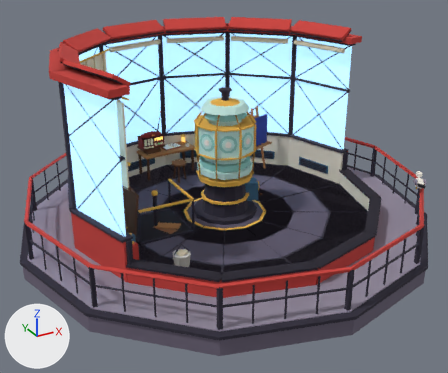
The glTF model public/models/lamproom.glb as it was, and as the next commit left it.
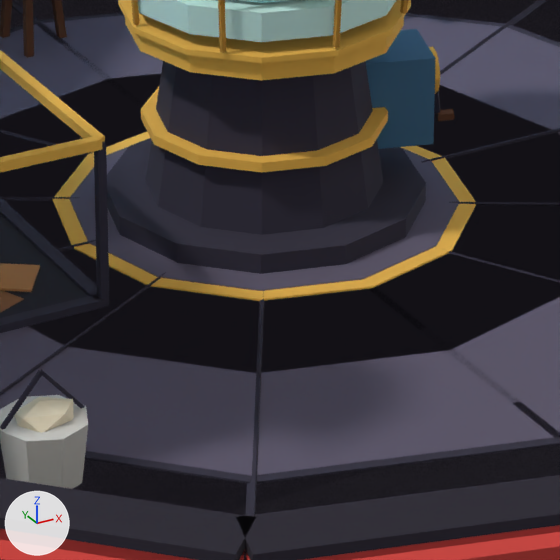
The first picture shows the older version from a 50 mm lens placed at (-8.15, -14.76, 8.22), pointed at (-0.28, -0.45, 1.06). The close-ups show the older and then the newer version on the part from 39% to 63% of the width and 46% to 75% of the height of that picture. Only the edits that show in the close-ups are written down. The lights are fixed; the arrows at lower left show +X, +Y and +Z. Where no turn or scale is listed for an object, it has been applied to the vertices.

Names of what the first close-up shows: 'desk', 'hatch', 'lens_glass', 'pedestal', 'railing', 'room', 'upkeep'.
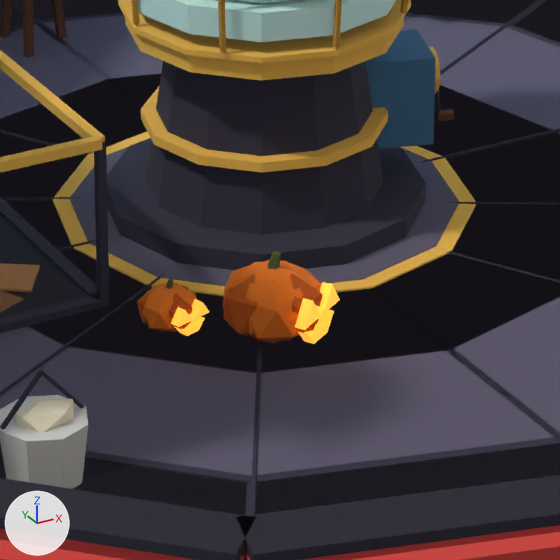
Changed parts and their boxes (x1, y1, x2, y2) in the close-ups (560 x 560 px):
'lamp_jack.001', added: after (223, 251, 340, 344)
    faces in mat_c_e8741c (orange #e8741c): (223, 261, 321, 343)
    faces in mat_c_b8520f (orange #b8520f): (223, 259, 323, 339)
    faces in mat_glow_ffb640 (orange #ffb640, glowing orange #ffb640): (295, 282, 340, 344)
    faces in mat_c_4d5a2a (dark green #4d5a2a): (268, 251, 281, 270)
'lamp_jack_small.001', added: after (137, 278, 209, 336)
    faces in mat_c_e8741c (orange #e8741c): (142, 283, 197, 332)
    faces in mat_glow_ffb640 (orange #ffb640, glowing orange #ffb640): (171, 299, 209, 336)
    faces in mat_c_b8520f (orange #b8520f): (137, 283, 192, 332)

Diff of the bpy script that builds the scene:
```diff
--- a/public/models/lamproom.glb.py
+++ b/public/models/lamproom.glb.py
@@ mat_c_e8741c @@
+mat_c_e8741c = principled_material('c_e8741c')
+mat_c_e8741c.base_color = (0.807, 0.175, 0.0116)  # orange #e8741c
+mat_c_e8741c.roughness = 1.0
@@ mat_glow_ffb640 @@
+mat_glow_ffb640 = principled_material('glow_ffb640')
+mat_glow_ffb640.base_color = (1.0, 0.468, 0.0513)  # orange #ffb640
+mat_glow_ffb640.roughness = 1.0
+mat_glow_ffb640.emission_color = (1.0, 0.468, 0.0513)  # orange #ffb640
+mat_glow_ffb640.emission_strength = 1.0
@@ mat_c_b8520f @@
+mat_c_b8520f = principled_material('c_b8520f')
+mat_c_b8520f.base_color = (0.479, 0.0844, 0.00478)  # orange #b8520f
+mat_c_b8520f.roughness = 1.0
@@ mat_c_4d5a2a @@
+mat_c_4d5a2a = principled_material('c_4d5a2a')
+mat_c_4d5a2a.base_color = (0.0742, 0.102, 0.0232)  # dark green #4d5a2a
+mat_c_4d5a2a.roughness = 1.0
@@ me_lamp_jack_small @@
+me_lamp_jack_small.from_pydata(...)  # 162 vertices, 276 faces; spans x -0.16..0.172, y -0.224..0.172, z 0.0..0.307
+# faces by material slot: [60, 140, 16, 60]
+me_lamp_jack_small.materials.append(mat_c_b8520f)  # orange #b8520f
+me_lamp_jack_small.materials.append(mat_c_e8741c)  # orange #e8741c
+me_lamp_jack_small.materials.append(mat_c_4d5a2a)  # dark green #4d5a2a
+me_lamp_jack_small.materials.append(mat_glow_ffb640)  # orange #ffb640, glowing orange #ffb640
@@ me_lamp_jack @@
+me_lamp_jack.from_pydata(...)  # 162 vertices, 276 faces; spans x -0.286..0.33, y -0.367..0.269, z 0.0..0.512
+# faces by material slot: [60, 140, 16, 60]
+me_lamp_jack.materials.append(mat_c_b8520f)  # orange #b8520f
+me_lamp_jack.materials.append(mat_c_e8741c)  # orange #e8741c
+me_lamp_jack.materials.append(mat_c_4d5a2a)  # dark green #4d5a2a
+me_lamp_jack.materials.append(mat_glow_ffb640)  # orange #ffb640, glowing orange #ffb640
@@ ob_lamp_jack_small_001 @@
+ob_lamp_jack_small_001 = bpy.data.objects.new('lamp_jack_small.001', me_lamp_jack_small)
+ob_lamp_jack_small_001.location = (-1.2, -1.1, 0.0)
@@ ob_lamp_jack_001 @@
+ob_lamp_jack_001 = bpy.data.objects.new('lamp_jack.001', me_lamp_jack)
+ob_lamp_jack_001.location = (-0.75, -1.45, 0.0)
```
